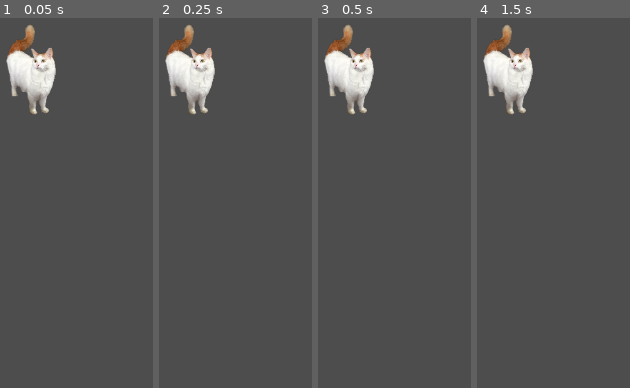
Above: before the commit, frames 1-4 (left to right).
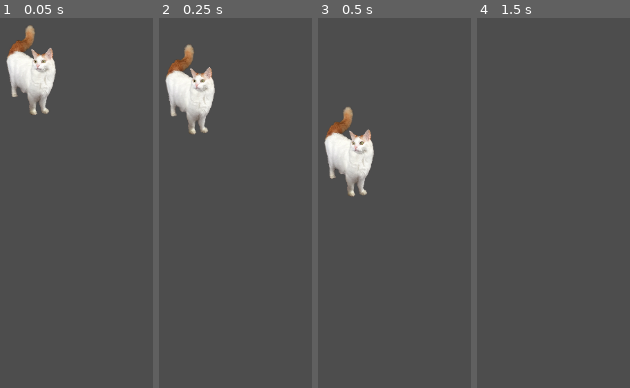
Above: after the commit, the same moments.

Repository: 24106/chef-cat
Game: Godot game, scene res://scenes/level_1.tscn
Same seed, same stepped clock (60 frames per second), same inputs: the game is played once before the commit and once after it. Before the commit the project has no main scene; this scene is started directly in both runs.
Inputs:
- Up to frame 1 (0.05 s): no input
- Up to frame 2 (0.25 s): no input
- Up to frame 3 (0.5 s): no input
- Up to frame 4 (1.5 s): tap Enter (ui_accept) at 0.5, 0.6, 0.77, 1.07, 1.35 s; hold Right (ui_right) from 0.53 s (still down)

The runs differ from the first frame. In frame 1, 0.4% of the frame differs, in the area x 3-37%, y 1-27%; in frame 2, 5.7%; in frame 3, 8.8%, in the area x 3-37%, y 1-49%; in frame 4, 4.4%.

Commit message:
creating basic player script
movement for player

Diff:
--- a/project.godot
+++ b/project.godot
@@ -11,6 +11,7 @@
 [application]
 
 config/name="chef_cat"
+run/main_scene="uid://gcicvknkqeqm"
 config/features=PackedStringArray("4.6", "Forward Plus")
 config/icon="res://icon.svg"
 
--- a/scenes/prefabs/player.tscn
+++ b/scenes/prefabs/player.tscn
@@ -1,12 +1,14 @@
 [gd_scene format=3 uid="uid://csnym1hhvp63e"]
 
 [ext_resource type="Texture2D" uid="uid://7gjrfkh5s7ou" path="res://assets/player.png" id="1_06qtw"]
+[ext_resource type="Script" uid="uid://quyh4cbsa3vt" path="res://scripts/player.gd" id="1_tou0u"]
 
 [sub_resource type="CapsuleShape2D" id="CapsuleShape2D_014kd"]
 radius = 33.0
 height = 130.0
 
 [node name="player" type="CharacterBody2D" unique_id=1720179057]
+script = ExtResource("1_tou0u")
 
 [node name="Sprite2D" type="Sprite2D" parent="." unique_id=255870210]
 position = Vector2(-4.7683716e-07, 1.3113022e-06)
--- /dev/null
+++ b/scripts/player.gd
@@ -0,0 +1,25 @@
+extends CharacterBody2D
+
+
+const SPEED = 300.0
+const JUMP_VELOCITY = -400.0
+
+
+func _physics_process(delta: float) -> void:
+	# Add the gravity.
+	if not is_on_floor():
+		velocity += get_gravity() * delta
+
+	# Handle jump.
+	if Input.is_action_just_pressed("ui_accept") and is_on_floor():
+		velocity.y = JUMP_VELOCITY
+
+	# Get the input direction and handle the movement/deceleration.
+	# As good practice, you should replace UI actions with custom gameplay actions.
+	var direction := Input.get_axis("ui_left", "ui_right")
+	if direction:
+		velocity.x = direction * SPEED
+	else:
+		velocity.x = move_toward(velocity.x, 0, SPEED)
+
+	move_and_slide()
Not shown, added: scripts/player.gd.uid
